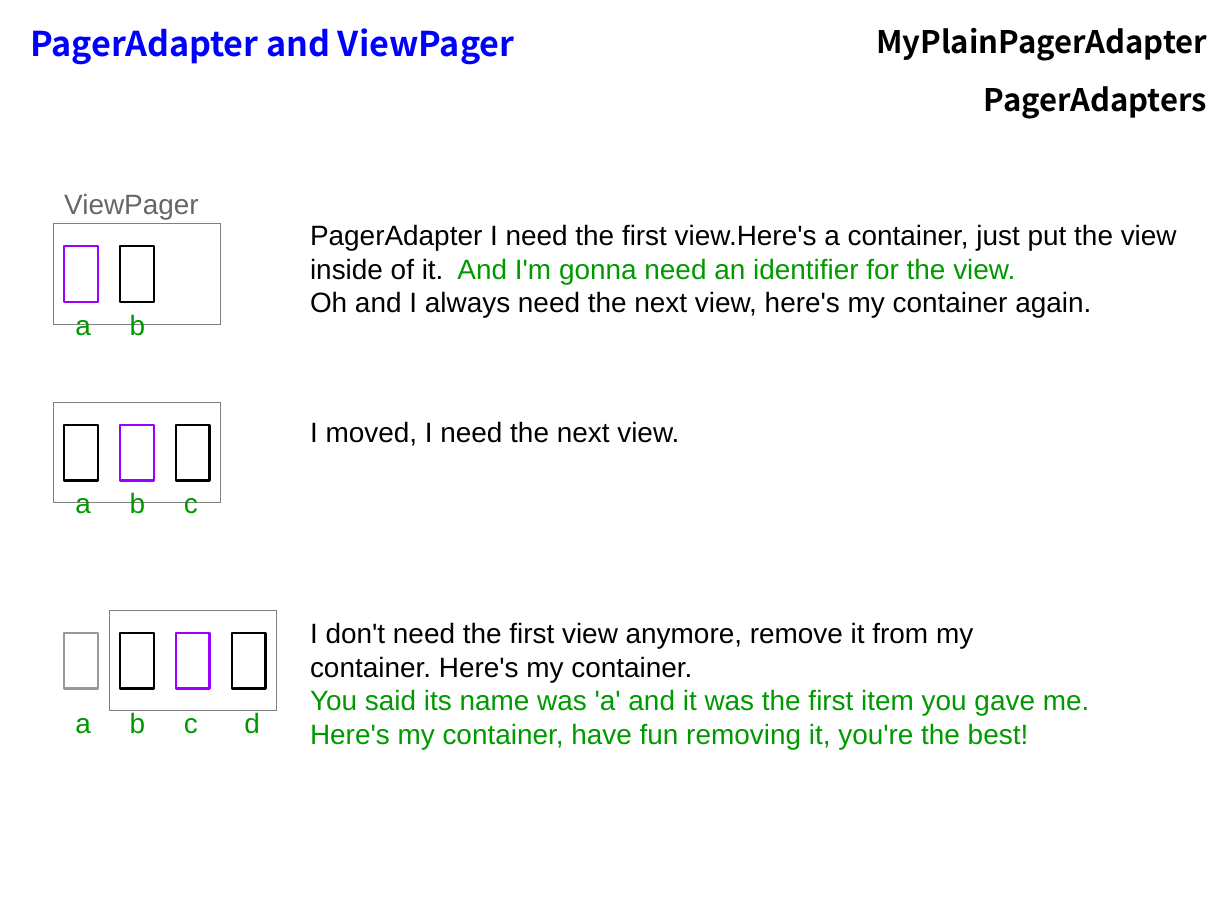
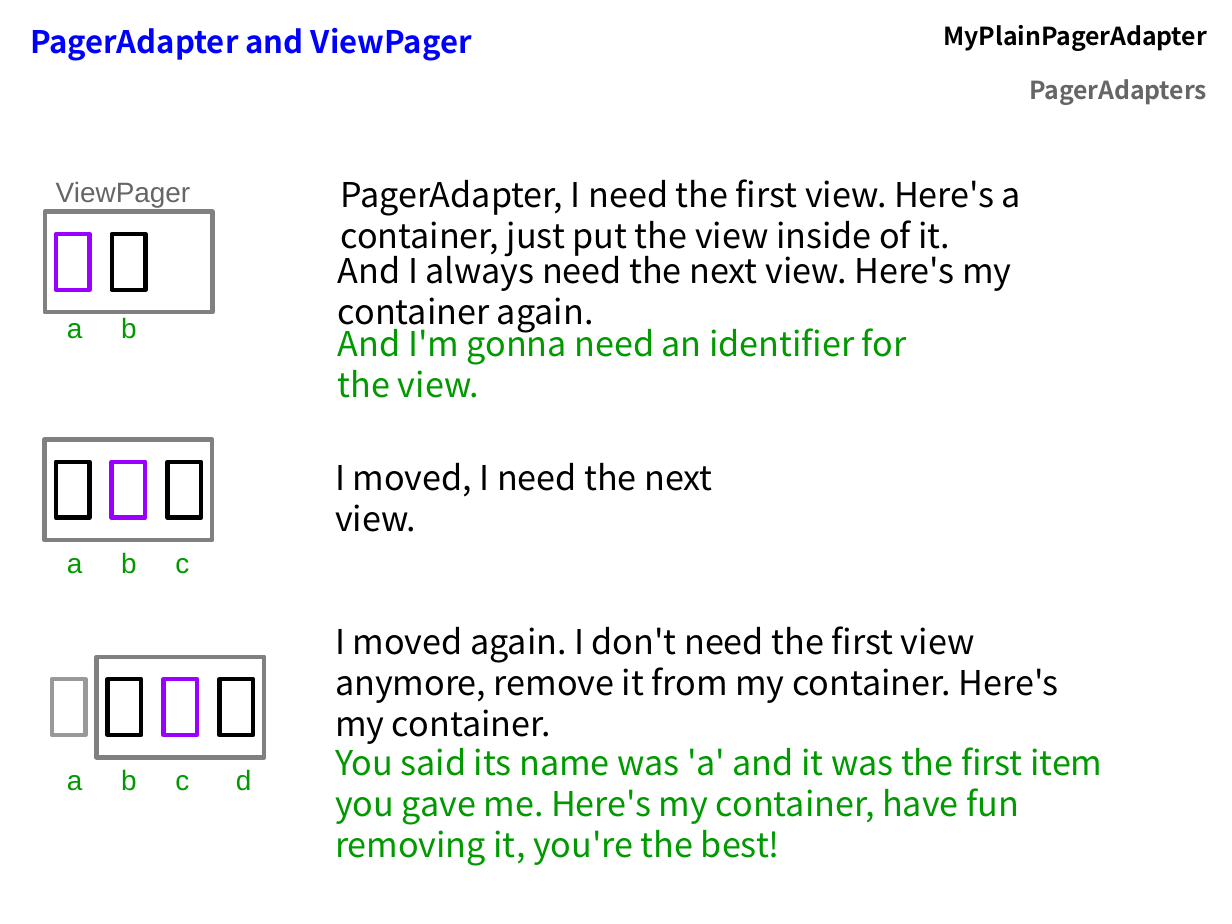
Before and after one commit to flocela/PagerAdaptersHandouts, a slide deck: slide 13 of PagerAdapterPresentation.odp (slide 14 before the commit). Drawn at 1232x924 pixels with LibreOffice and Linux fonts; fonts in the diff are those of the drawing. Boxes give left, top, right and bottom in pixels: in the first picture for what was removed or moved away, otherwise in the second. Text is boxed around its words. In the diff, an @@ line names an element or a change of style, - is before the commit and + after.

```diff
--- a/PagerAdapterPresentation.odp
+++ b/PagerAdapterPresentation.odp
@@ table at (19,11,1219,109) @@
@@ size 22 to 20 pt in "PagerAdapter and ViewPager" @@
@@ size 20 to 16 pt in "MyPlainPagerAdapter", "PagerAdapters" @@
@@ text colour #000000 to #666666 in "PagerAdapters" @@
@@ text removed at (44,64,554,95) @@
-MyPlainPagerAdapter - activity_main.xml
@@ text at (341,179,1021,257): text changed; size 18 to 22 pt; font Arial to Noto Sans CJK SC @@
-PagerAdapter I need the first view.Here's a container, just put the view inside of it.
-Oh and I always need the next view, here's my container again.
+PagerAdapter, I need the first view. Here's a container, just put the view inside of it.
@@ rectangle: place and size @@
-rectangle at (54,224,221,324)
+rectangle at (45,211,212,312)
@@ 2 rectangles, 1 text: place and size @@
-2 rectangles, 1 text at (64,194,199,302)
+2 rectangles, 1 text at (56,182,191,290)
@@ text added at (338,248,1011,333), 22 pt, text #000000 @@
+And I always need the next view. Here's my container again.
@@ text "a b": place and size @@
-text "a b" at (75,314,146,336)
+text "a b" at (67,317,137,339)
@@ size 18 to 22 pt, font Arial to Noto Sans CJK SC in 3 elements at (335,740,1102,865), (335,462,712,532), (338,320,907,398) @@
@@ text "And I'm gonna need an ...": place and size @@
-text "And I'm gonna need an ..." at (457,258,1015,284)
+text "And I'm gonna need an ..." at (338,320,907,398)
@@ 4 rectangles: place and size @@
-4 rectangles at (54,402,221,503)
+4 rectangles at (45,439,212,540)
@@ text "I moved, I need the ...": place and size @@
-text "I moved, I need the ..." at (310,421,679,446)
+text "I moved, I need the ..." at (335,462,712,532)
@@ text "a b c": place and size @@
-text "a b c" at (75,492,198,514)
+text "a b c" at (67,552,189,574)
@@ text at (335,626,1059,744): text changed; size 18 to 22 pt; font Arial to Noto Sans CJK SC @@
-I don't need the first view anymore, remove it from my container. Here's my container.
+I moved again. I don't need the first view anymore, remove it from my container. Here's my container.
@@ outline #808080 0 pt to #808080 2.89 pt in 3 elements at (45,211,212,312), (45,439,212,540), (96,657,264,758) @@
@@ 5 rectangles: place and size @@
-5 rectangles at (65,610,277,711)
+5 rectangles at (51,657,264,758)
@@ rectangle at (51,680,85,736): outline #999999 1.45 pt to #999999 2.89 pt @@
@@ outline #9900FF 1.45 pt to #9900FF 2.89 pt in 3 elements at (56,234,89,290), (112,462,145,518), (163,680,197,736) @@
@@ outline #000000 1.45 pt to #000000 2.89 pt in 5 elements at (112,234,145,290), (168,462,201,518), (56,462,89,518), (107,680,141,736), (219,680,253,736) @@
@@ text "You said its name was ...": place and size @@
-text "You said its name was ..." at (310,689,1090,749)
+text "You said its name was ..." at (335,740,1102,865)
@@ text "a b c d": place and size @@
-text "a b c d" at (75,712,260,734)
+text "a b c d" at (67,769,252,791)
```
Also in this commit, not shown: 20 other slides changed, 13 slides added, 4 slides removed, 1 other file.
